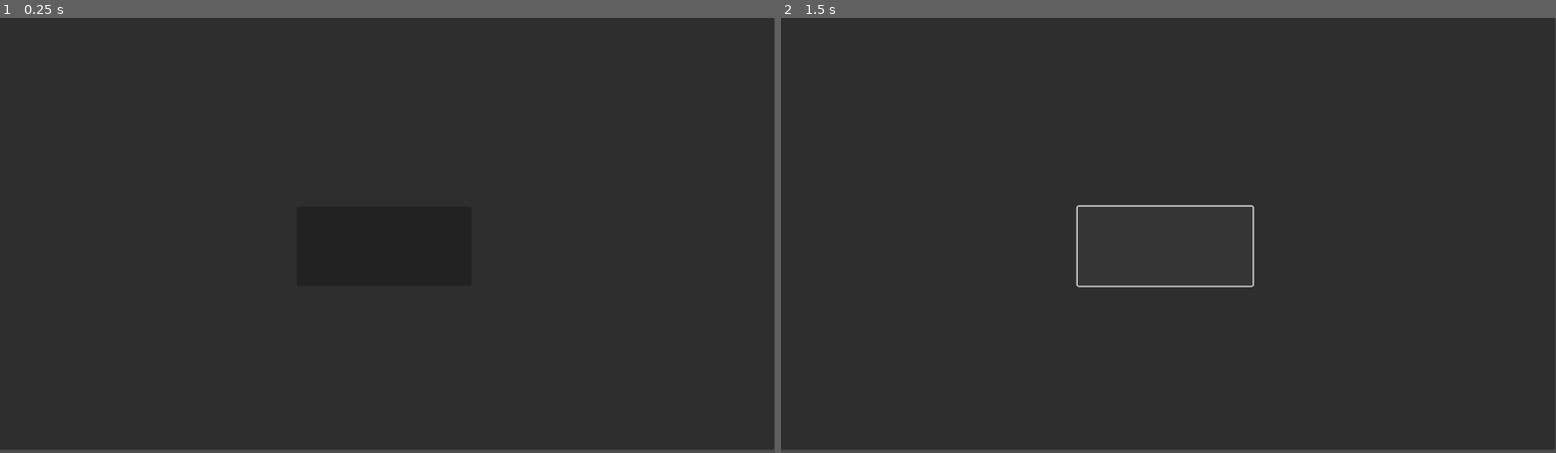
Above: before the commit, frames 1-2 (left to right).
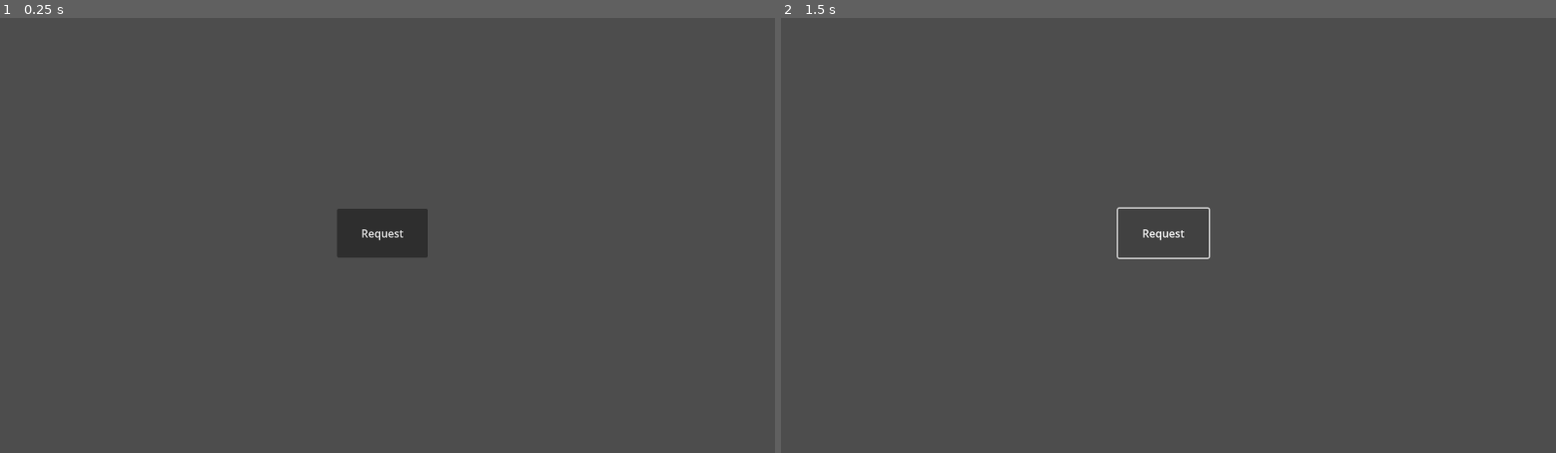
Above: after the commit, the same moments.

Repository: HallZero/Digital_Robot
Game: Godot game, scene res://2D/node_2d.tscn
Two runs of this game, one before a commit and one after it. Both use one fixed random seed, a clock stepped at 60 frames per second and the inputs below. Before the commit the project starts from res://main.tscn.
Inputs (mouse positions are in pixels of both pictures, inside the frame that each line leads up to; where the layout moved, square brackets give the same spot in the first picture):
- Up to frame 1 (0.25 s): no input
- Up to frame 2 (1.5 s): click (1160, 231) [1168, 244] at 0.5 s; tap Enter (ui_accept) at 1.25, 1.35 s; hold Right (ui_right) from 1.28 s (still down)

The runs differ from the first frame. In frame 1, 98% of the frame differs, in the area x 0-100%, y 0-100%; in frame 2, 95%.
Error after the commit: Trying to assign value of type 'int' to a variable of type 'String'. (res://2D/API.gd:9)

Commit message:
more tests with godot and http requests

Diff:
--- /dev/null
+++ b/godot/2D/API.gd
@@ -0,0 +1,20 @@
+extends Node2D
+
+var URL = "http://127.0.0.1:3000/axes"
+@export
+var axes: String
+
+func _on_button_button_down():
+	$HTTPRequest.cancel_request()
+	axes = $HTTPRequest.request(URL)
+
+
+func _on_http_request_request_completed(result, response_code, headers, body):
+
+	if (response_code == 200):
+		var data = body.get_string_from_utf8()
+		print(data)
+		return data
+	else:
+		print('response_code: ', response_code)
+		print('problem on the server')
--- /dev/null
+++ b/godot/2D/node_2d.tscn
@@ -0,0 +1,18 @@
+[gd_scene load_steps=2 format=3 uid="uid://ck35uwe5moepy"]
+
+[ext_resource type="Script" path="res://2D/API.gd" id="1_vgpye"]
+
+[node name="Node2D" type="Node2D"]
+script = ExtResource("1_vgpye")
+
+[node name="Button" type="Button" parent="."]
+offset_left = 501.0
+offset_top = 284.0
+offset_right = 636.0
+offset_bottom = 357.0
+text = "Request"
+
+[node name="HTTPRequest" type="HTTPRequest" parent="."]
+
+[connection signal="button_down" from="Button" to="." method="_on_button_button_down"]
+[connection signal="request_completed" from="HTTPRequest" to="." method="_on_http_request_request_completed"]
--- /dev/null
+++ b/godot/3D/CharacterBody3D.gd
@@ -0,0 +1,36 @@
+extends CharacterBody3D
+
+
+const SPEED = 5.0
+const JUMP_VELOCITY = 4.5
+
+@export_node_path("HTTPRequest") var axes
+
+# Get the gravity from the project settings to be synced with RigidBody nodes.
+var gravity = ProjectSettings.get_setting("physics/3d/default_gravity")
+
+
+func _physics_process(delta):
+
+	print(axes)
+
+	# Add the gravity.
+	if not is_on_floor():
+		velocity.y -= gravity * delta
+
+	# Handle Jump.
+	if Input.is_action_just_pressed("ui_accept") and is_on_floor():
+		velocity.y = JUMP_VELOCITY
+
+	# Get the input direction and handle the movement/deceleration.
+	# As good practice, you should replace UI actions with custom gameplay actions.
+	var input_dir = Input.get_vector("ui_left", "ui_right", "ui_up", "ui_down")
+	var direction = (transform.basis * Vector3(input_dir.x, 0, input_dir.y)).normalized()
+	if direction:
+		velocity.x = direction.x * SPEED
+		velocity.z = direction.z * SPEED
+	else:
+		velocity.x = move_toward(velocity.x, 0, SPEED)
+		velocity.z = move_toward(velocity.z, 0, SPEED)
+
+	move_and_slide()
--- /dev/null
+++ b/godot/3D/character_body_3d.tscn
@@ -0,0 +1,12 @@
+[gd_scene load_steps=3 format=3 uid="uid://c7bhgx840b6g2"]
+
+[ext_resource type="Script" path="res://3D/CharacterBody3D.gd" id="1_v1uv7"]
+
+[sub_resource type="BoxShape3D" id="BoxShape3D_wm516"]
+
+[node name="CharacterBody3D" type="CharacterBody3D"]
+transform = Transform3D(1, 0, 0, 0, 1, 0, 0, 0, 1, 0, 0.5, 0)
+script = ExtResource("1_v1uv7")
+
+[node name="CollisionShape3D" type="CollisionShape3D" parent="."]
+shape = SubResource("BoxShape3D_wm516")
--- a/godot/Main.gd
+++ /dev/null
@@ -1,11 +0,0 @@
-extends Control
-
-var url = "http://127.0.0.1:3000/test"
-
-func _on_backend_request_request_completed(result, response_code, headers, body):
-	print("PORRA")
-	print(result)
-
-
-func _on_button_toggled(button_pressed):
-	$BackendRequest.request(url)
--- a/godot/main.tscn
+++ /dev/null
@@ -1,39 +0,0 @@
-[gd_scene load_steps=2 format=3 uid="uid://b5axk1mv71hnq"]
-
-[ext_resource type="Script" path="res://Main.gd" id="1_6a4nc"]
-
-[node name="Main" type="Control"]
-layout_mode = 3
-anchors_preset = 15
-anchor_right = 1.0
-anchor_bottom = 1.0
-grow_horizontal = 2
-grow_vertical = 2
-script = ExtResource("1_6a4nc")
-
-[node name="Background" type="Panel" parent="."]
-layout_mode = 1
-anchors_preset = -1
-anchor_right = 1.0
-anchor_bottom = 1.0
-offset_left = -2.0
-offset_top = -1.0
-offset_right = -1.0
-offset_bottom = -5.0
-
-[node name="Button" type="Button" parent="Background"]
-layout_mode = 1
-anchors_preset = -1
-anchor_left = 0.384
-anchor_top = 0.438
-anchor_right = 0.61
-anchor_bottom = 0.621
-offset_left = 0.247986
-offset_top = -0.071991
-offset_right = -0.218994
-offset_bottom = -0.115997
-
-[node name="BackendRequest" type="HTTPRequest" parent="."]
-
-[connection signal="toggled" from="Background/Button" to="." method="_on_button_toggled"]
-[connection signal="request_completed" from="BackendRequest" to="." method="_on_backend_request_request_completed"]
--- a/godot/project.godot
+++ b/godot/project.godot
@@ -11,6 +11,6 @@
 [application]
 
 config/name="Godot"
-run/main_scene="res://main.tscn"
+run/main_scene="res://2D/node_2d.tscn"
 config/features=PackedStringArray("4.0", "Forward Plus")
 config/icon="res://icon.svg"
Not shown, changed: app.py
Not shown, changed: database.db
Not shown, changed: templates/index.html
